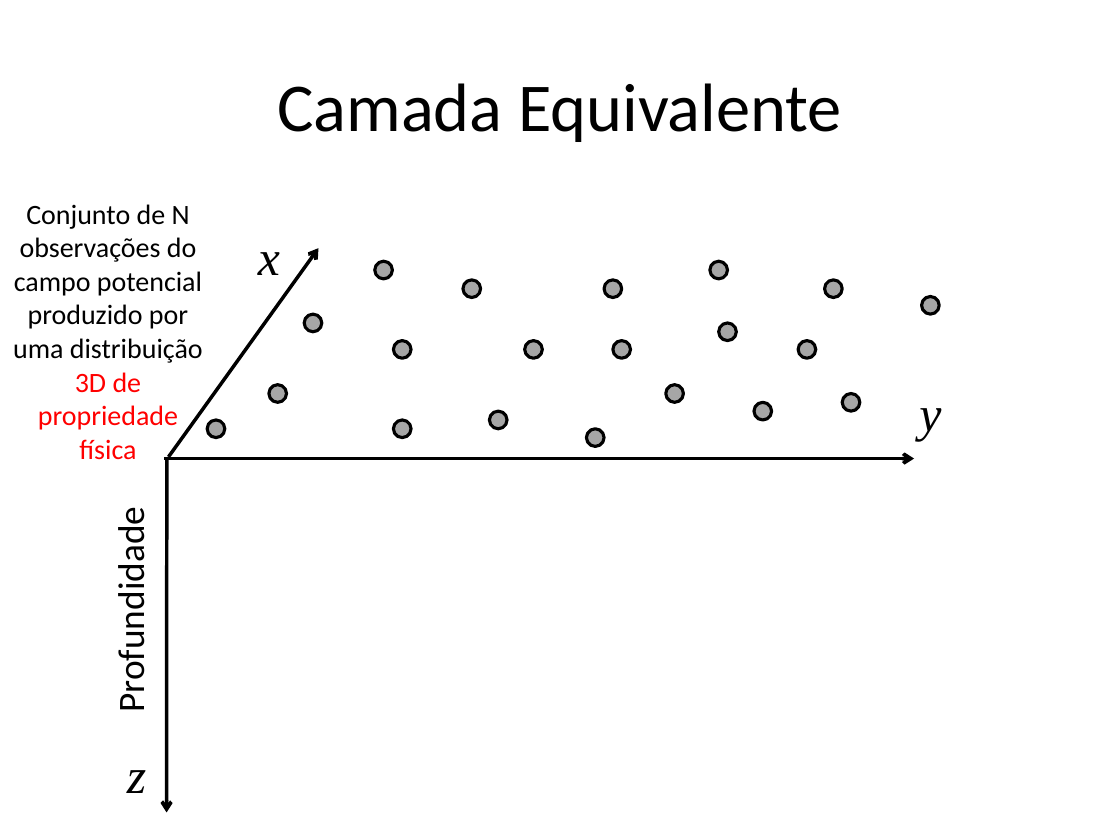
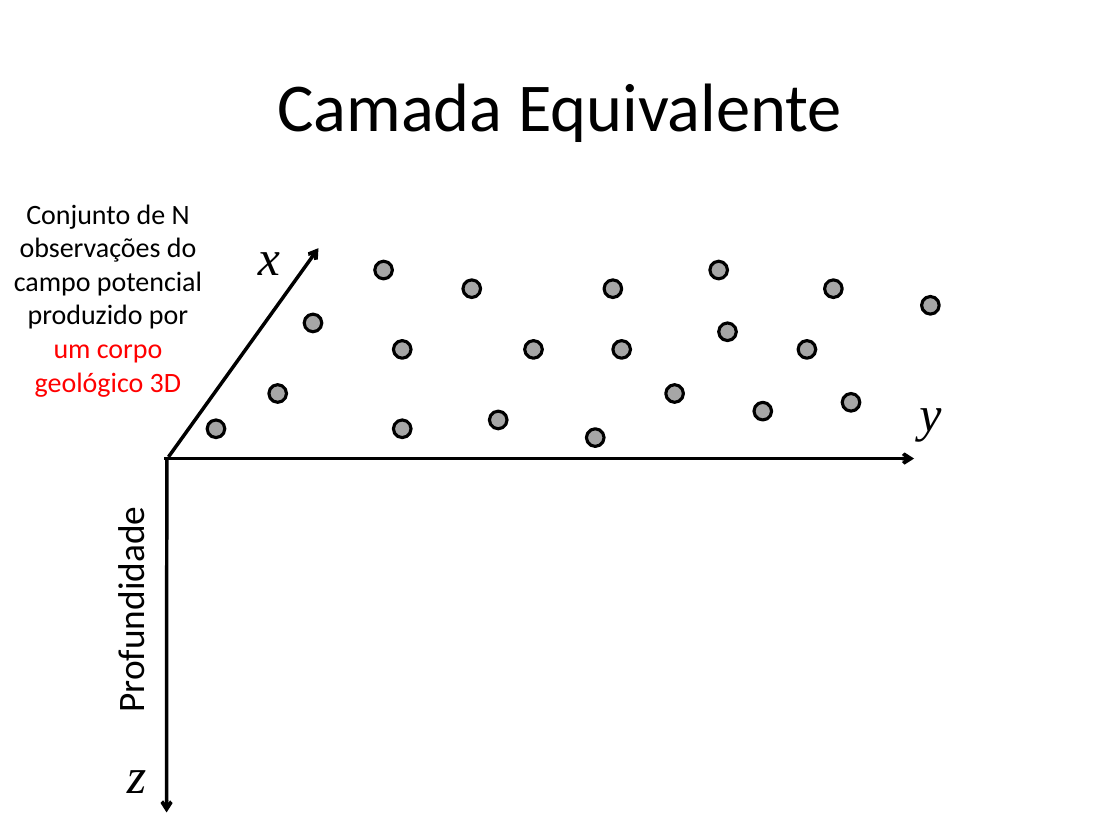
Before and after one commit to pinga-lab/CE-VII-SimBGf-2016, a slide deck: slide 9 of slides/ce-introducao.pptx. Drawn at 1120x840 pixels with LibreOffice and Linux fonts; fonts in the diff are those of the drawing. Boxes give left, top, right and bottom in pixels: in the first picture for what was removed or moved away, otherwise in the second. Text is boxed around its words. In the diff, an @@ line names an element or a change of style, - is before the commit and + after.

Commit message:
primeiras ideias sobre camada equivalente

```diff
--- a/slides/ce-introducao.pptx
+++ b/slides/ce-introducao.pptx
@@ text at box(14, 204, 202, 397): text changed @@
-Conjunto de N observações do campo potencial produzido por uma distribuição 3D de propriedade física
+Conjunto de N observações do campo potencial produzido por um corpo geológico 3D
```
Also in this commit, not shown: 7 other slides changed, 10 slides added, 3 slides removed, 4 other files.
